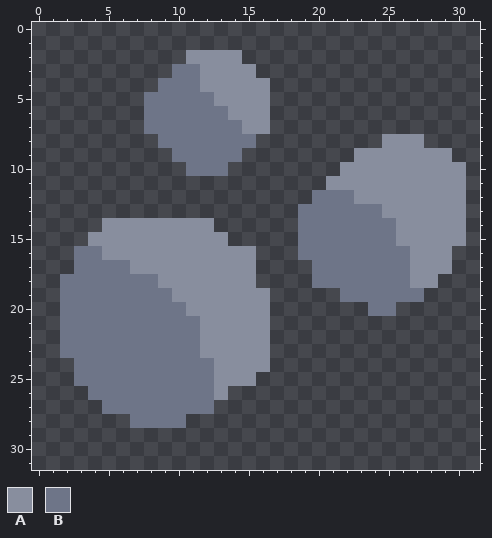
Pixel-art sprite -- assets/sprites/blocks/environment/ore-iron3.png. Above is the file before it was changed.
The file is 32x32 pixels. Colours within 5 levels of each other are drawn and written as one.
Palette (. is transparent): A #888e9e  B #6e7588
New version:
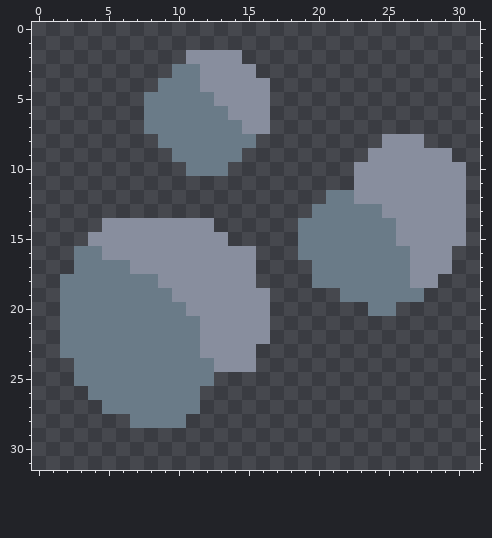
Log entry: Made iron ore more dissimilar to lead
Changes in this commit:
Colour B changes from #6e7588 to #6a7b88.
The edit erases colour A in row 9 at x 23; in row 10 at x 22; in row 11 at x 21 to 22; in rows 23 to 24 at x 16; in row 25 at x 13 to 15; in row 26 at x 13.
The edit erases colour B in row 12 at x 20; in row 13 at x 19; in rows 26 to 27 at x 12.
